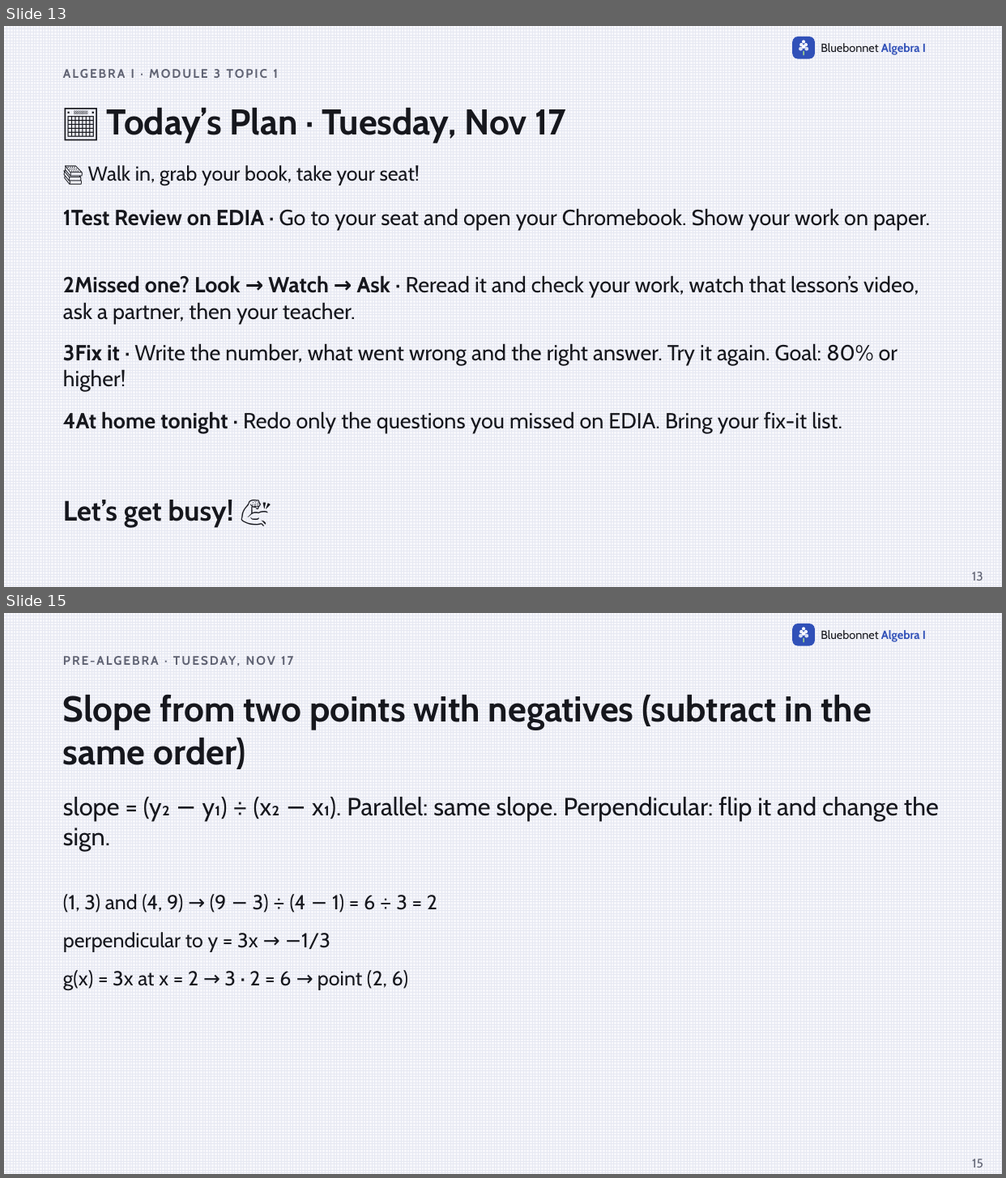
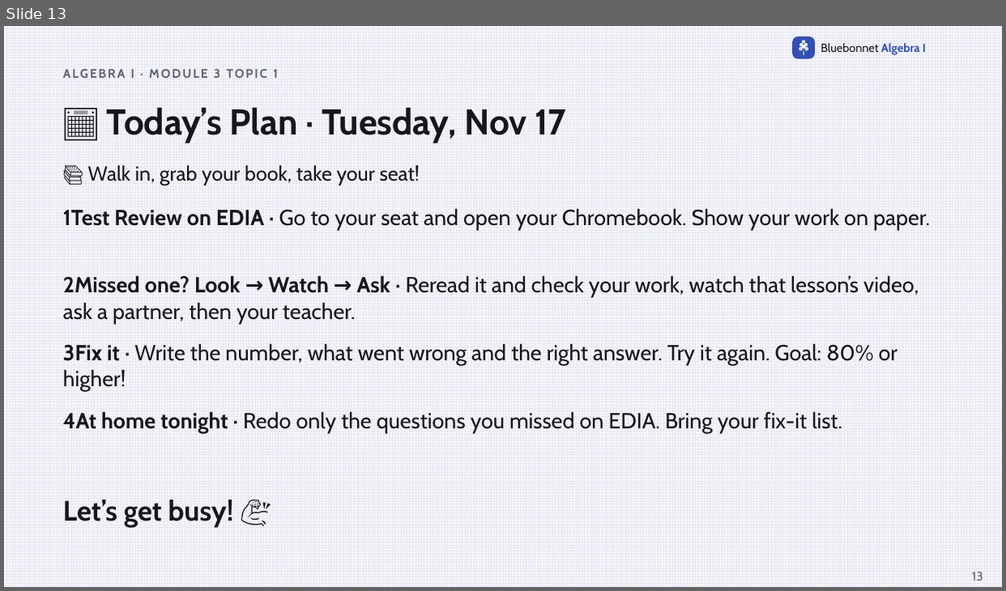
Before and after one commit to Apolloat2022/Algebra1M2U1L4, a slide deck: Module 3 topic 1/m3t1-daily-plan-nov10-17.pptx. Shown one above the other, each under a label of ours: slides 13 and 15 before the commit, slide 13 after it; the slides between them are not shown. The pictures are 1006x1178 and 1006x591 pixels, drawn with LibreOffice and Linux fonts; fonts in the diff are those of the drawing. Boxes give left, top, right and bottom in pixels: in the first picture for what was removed or moved away, otherwise in the second. Text is boxed around its words. In the diff, an @@ line names an element or a change of style, - is before the commit and + after.

```diff
--- a/Module 3 topic 1/m3t1-daily-plan-nov10-17.pptx
+++ b/Module 3 topic 1/m3t1-daily-plan-nov10-17.pptx
@@ slide 15 removed at bbox=[4, 613, 1002, 1174], background pattern #E6E8F2 on #F7F7FB; not listed: 9 template elements that a slide beside it also shows @@
@@ text removed at bbox=[60, 650, 946, 670] @@
-PRE-ALGEBRA · TUESDAY, NOV 17
@@ text removed at bbox=[63, 694, 872, 769] @@
-Slope from two points with negatives (subtract in the same order)
@@ text removed at bbox=[63, 797, 939, 850] @@
-slope = (y₂ − y₁) ÷ (x₂ − x₁). Parallel: same slope. Perpendicular: flip it and change the sign.
@@ text removed at bbox=[63, 894, 437, 913] @@
-(1, 3) and (4, 9) → (9 − 3) ÷ (4 − 1) = 6 ÷ 3 = 2
@@ text removed at bbox=[63, 932, 330, 952] @@
-perpendicular to y = 3x → −1/3
@@ text removed at bbox=[63, 970, 408, 990] @@
-g(x) = 3x at x = 2 → 3 · 2 = 6 → point (2, 6)
@@ page number removed at bbox=[972, 1159, 983, 1168] @@
-15
```
Also in this commit, not shown: 1 other slide removed, 2 other files.
